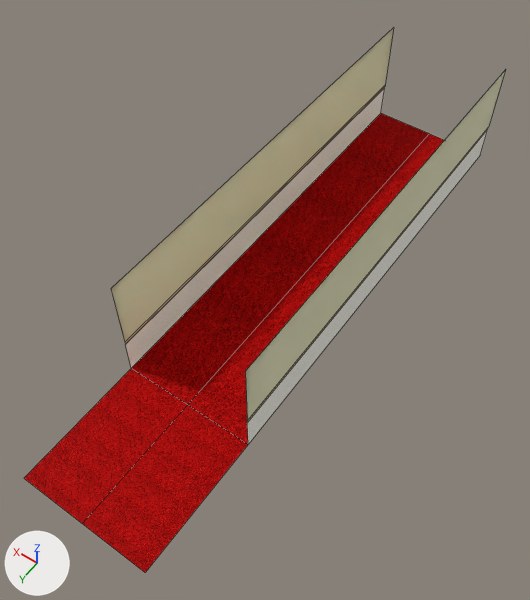
One commit to the Blender file Developers/ColeT/Blender/Art/Prototyping/Hotel/SM_HotelCorridor_Prototype_01.blend: the scene before it, then after it.
Rendered twice from a 50 mm lens placed at (-5.95, 5.49, 13.78), pointed at (-0.01, -2.83, 0.71). Every picture has the same lights, and +X, +Y and +Z are marked at lower left. Mesh edges are drawn as thin lines. The same objects are shown in both versions, whatever each file hides.

The first picture shows 'Hotel01Constructed01', 'Hotel01Floor01'.
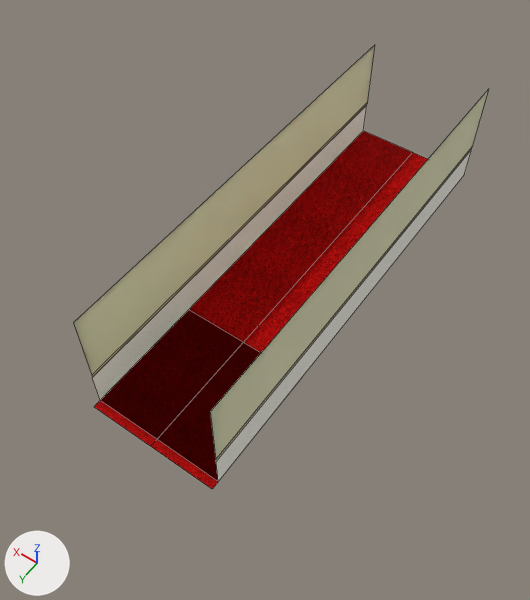
What the commit changed:
Object 'Hotel01Constructed01' (ob_hotel01constructed01) moves from (0.0, -1.0, 0.0) to (0.0, 0.0, 0.0).
Object 'Hotel01Floor01' (ob_hotel01floor01) moves from (0.0, 2.0, 0.0) to (0.0, 0.0, 0.0).

Changed parts and their boxes [x1, y1, x2, y2] in the pictures (530 x 600 px):
'Hotel01Constructed01', moved
    before: [111, 28, 506, 444]
    after: [74, 45, 489, 482]
'Hotel01Floor01', moved
    before: [24, 368, 248, 573]
    after: [94, 311, 261, 489]
